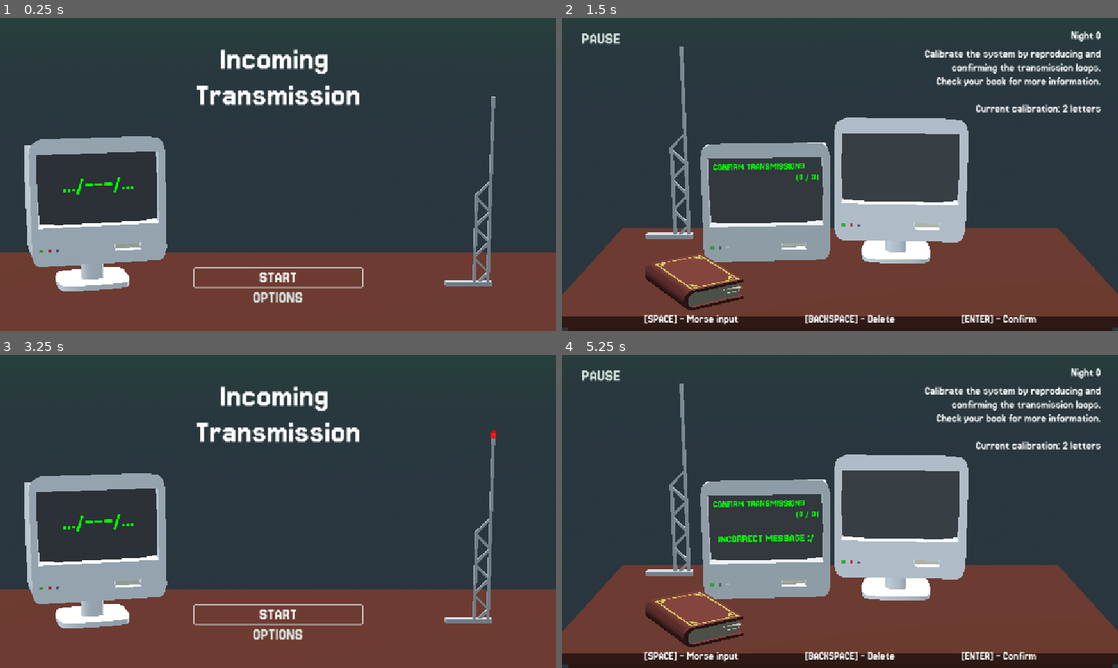
Above: before the commit, frames 1-4 (two rows, left to right).
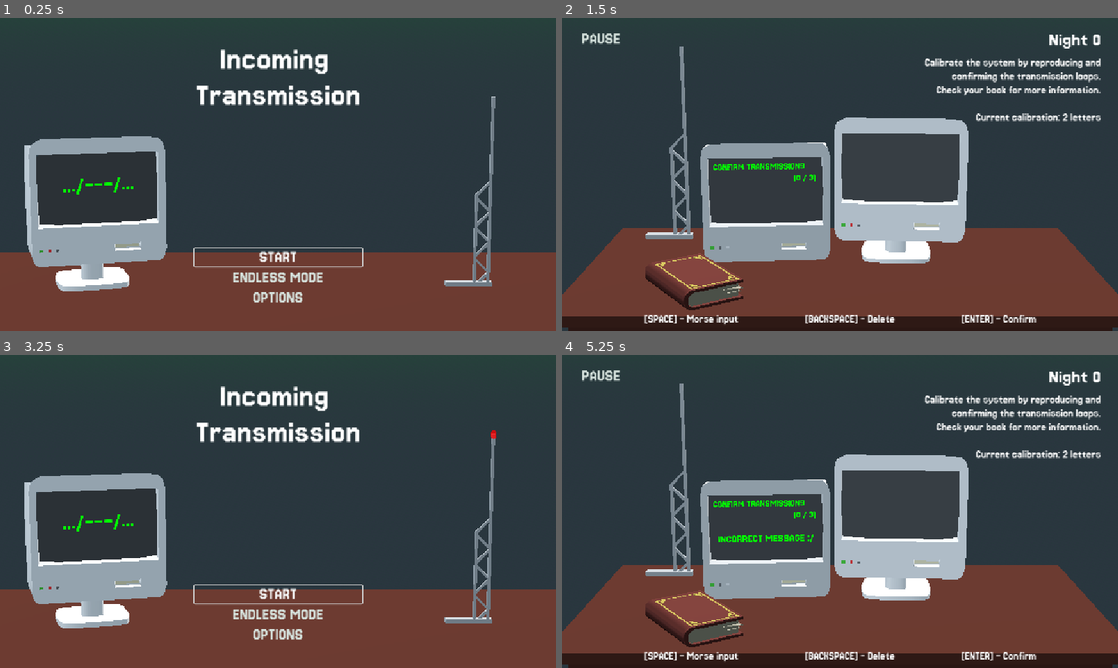
Above: after the commit, the same moments.

Repository: LucasFASouza/loophole
Game: Godot game, scene res://core/main_menu.tscn
Same seed, same stepped clock (60 frames per second), same inputs: the game is played once before the commit and once after it.
Inputs (mouse positions are in pixels of both pictures, inside the frame that each line leads up to):
- Up to frame 1 (0.25 s): no input
- Up to frame 2 (1.5 s): click "START" at 0.5 s; click "START" at 1.25 s
- Up to frame 3 (3.25 s): click "PAUSE" at 2 s; click "BACK TO MAIN MENU" at 2.75 s
- Up to frame 4 (5.25 s): click "START" at 3.5 s; click "START" at 4.25 s; tap Enter (morse_confirm) at 5, 5.1 s; move the mouse to (962, 495) at 5.02 s; click (962, 495) at 5.17 s

The runs differ from the first frame. In frame 1, 1.1% of the frame differs, in the area x 34-66%, y 73-87%; in frame 2, 3.7%, in the area x 41-97%, y 4-53%; in frame 3, 1.1%; in frame 4, 3.7%.

Commit message:
Start endless mode

Diff:
--- a/core/main_game.gd
+++ b/core/main_game.gd
@@ -17,13 +17,13 @@
 @onready var night_counters: Label = %NightCounters
 
 @onready var wait_timer: Timer = $WaitTimer
+@onready var endless_timer: Timer = $EndlessTimer
 
 @onready var main_ui: MarginContainer = $CanvasLayer/MainUI
 @onready var options_menu: PanelContainer = $CanvasLayer/OptionsMenu
 
 @onready var night_name: Label = %NightNumber
 @onready var mission_text: Label = %MissionText
-
 
 var calibration_words = [
 	["UP", "WE", "OK"],
@@ -56,6 +56,7 @@
 		"name": "Night 0",
 		"mission": "Calibrate the system by reproducing and confirming the transmission loops.\nCheck your book for more information.\n",
 		"start_instructions": """Before you begin, you should calibrate your machinery.
+
 			Listen carefully to the looped transmissions and try to reproduce the morse message to verify its content.
 
 			Press or hold [SPACE] to send a signal.
@@ -71,8 +72,8 @@
 		"name": "Night 1",
 		"mission": "Use your GPS system to relay the destination coordinates to the boats.\nCheck your book for the references.\n",
 		"start_instructions": """Help the boats navigate by relaying their destination coordinates.
+
 			Listen carefully to the looped transmission to identify the 4-letter destination code.
-
 			Use your book to look up the corresponding coordinates. Then, transmit them using the GPS system.
 
 			You may choose to verify the destination with the boat before sending — or trust your instincts with a half-solved message.""",
@@ -83,8 +84,8 @@
 		"name": "Night 2",
 		"mission": "Use your GPS system to relay the destination coordinates to the boats.\nCheck your book for the references.\n",
 		"start_instructions": """Help the port stay safe by relaying incoming alerts to the proper authorities.
+
 			Listen carefully to the looped transmission to identify the 4-letter alert code.
-
 			Use your book to find the corresponding radio frequency. Then, transmit the message using your walkie-talkie.
 
 			You may choose to double-check the alert’s meaning — or act quickly, trusting your first interpretation.""",
@@ -94,23 +95,22 @@
 	{
 		"name": "Night 3",
 		"mission": "Make full use of your station’s systems to relay the boats’ messages and help them navigate.",
-		"start_instructions": """Help the boats navigate by relaying their destination coordinates.
-			Listen carefully to the looped transmission to identify the 4-letter destination code.
-
-			Interpret the message and use your book and notes to find the correct course of action.
-
-			Be careful with similar codes across different systems.
-			You may choose to verify the destination with the boat before sending — or trust your instincts""",
-		"task": "HELP SHIPS",
+		"start_instructions": """Rely on all your tools to keep operations running smoothly.
+
+			Listen carefully to the looped transmission to identify the 4-letter code.
+			Some messages indicate destinations — others are urgent alerts. Each requires a different response.
+
+			Use your book to determine the correct procedure. Trust your equipment, stay focused, and act fast when it matters most.""",
+		"task": "RESPOND TO SIGNALS",
 		"task_threshold": 4,
 	}
 ]
 
 var score = 0
-var night := 0
+var night := -1
 var helped_boats := 0
 var lost_boats = 0
-
+var is_nights_mode := GameGlobals.GAME_MODE == "nights"
 
 func _ready() -> void:
 	wait_timer.wait_time = MorseTranslator.CLK_TIME * 8
@@ -126,7 +126,17 @@
 	gps.visible = false
 	walkie_talkie.visible = false
 
-	prepare_night()
+	if is_nights_mode:
+		night = 0
+		prepare_night()
+	else:
+		prepare_endless_mode()
+
+
+func _process(_delta: float) -> void:
+	if not is_nights_mode:
+		var seconds_left = int(endless_timer.time_left)
+		night_name.text = str(seconds_left) + "s"
 
 
 func get_new_boat() -> void:
@@ -199,6 +209,9 @@
 
 
 func _send_answer(input: String) -> void:
+	if not input:
+		return
+
 	var status: String
 
 	var correct_direction: bool = input.to_upper().replace("?", "") == boat.answer
@@ -211,10 +224,14 @@
 		status = "Transmission failed :("
 		lost_boats += 1
 
-	info_screen.update_score(score, nights_data[night]["task_threshold"], nights_data[night]["task"])
+	if is_nights_mode:
+		info_screen.update_score(score, nights_data[night]["task_threshold"], nights_data[night]["task"])
+	else:
+		info_screen.update_score(score, 0, nights_data[-1]["task"])
+
 	info_screen.show_status(status)
 
-	if score >= nights_data[night]["task_threshold"]:
+	if score >= nights_data[night]["task_threshold"] and is_nights_mode:
 		finish_night()
 	else:
 		get_new_boat()
@@ -242,6 +259,25 @@
 	main_ui.visible = false
 
 
+func prepare_endless_mode() -> void:
+	for night_number in range(nights_data.size()):
+		book.unlock_page(night_number)
+
+	gps.visible = true
+	walkie_talkie.visible = true
+
+	night_title.text = "Endless Mode"
+	night_name.text = "60s"
+	night_instructions.text = nights_data[-1]["start_instructions"]
+
+	score = 0
+	info_screen.update_score(score, 0, nights_data[-1]["task"])
+
+	start_container.visible = true
+	start_night_button.grab_focus()
+	main_ui.visible = false
+
+
 func finish_night() -> void:
 	morse_antenna.stop_encoding()
 	morse_input.reset_input()
@@ -278,6 +314,10 @@
 
 func _on_start_night_button_pressed() -> void:
 	morse_input.is_ready = true
+
+	if not is_nights_mode:
+		endless_timer.start()
+
 	get_new_boat()
 	start_container.visible = false
 	main_ui.visible = true
--- a/core/main_game.tscn
+++ b/core/main_game.tscn
@@ -105,7 +105,8 @@
 unique_name_in_owner = true
 layout_mode = 2
 theme = ExtResource("8_2epw8")
-text = "NIGTH 0"
+theme_override_font_sizes/font_size = 42
+text = "NIGHT 0"
 horizontal_alignment = 2
 
 [node name="MissionText" type="Label" parent="CanvasLayer/MainUI/VBoxContainer/Topbar/Mission"]
@@ -282,6 +283,10 @@
 visible = false
 
 [node name="WaitTimer" type="Timer" parent="."]
+one_shot = true
+
+[node name="EndlessTimer" type="Timer" parent="."]
+wait_time = 15.0
 one_shot = true
 
 [connection signal="check_word" from="MorseInput" to="." method="check_word"]
@@ -292,3 +297,4 @@
 [connection signal="pressed" from="CanvasLayer/FinishContainer/CenterContainer/HBoxContainer/VBoxContainer/BackMainMenuButton" to="." method="_on_back_main_menu_button_pressed"]
 [connection signal="close_options" from="CanvasLayer/OptionsMenu" to="." method="_on_options_menu_close_options"]
 [connection signal="timeout" from="WaitTimer" to="." method="_on_wait_timer_timeout"]
+[connection signal="timeout" from="EndlessTimer" to="." method="_on_wait_timer_timeout"]
--- a/core/main_menu.gd
+++ b/core/main_menu.gd
@@ -11,13 +11,22 @@
 	morse_antenna.start_encoding("SOS")
 	start.grab_focus()
 
+
 func _on_start_pressed() -> void:
+	GameGlobals.GAME_MODE = "nights"
 	get_tree().change_scene_to_file("res://core/main_game.tscn")
+
 
 func _on_options_pressed() -> void:
 	options_menu.visible = true
 	menu_ui.visible = false
 
+
 func _on_options_menu_close_options() -> void:
 	options_menu.visible = false
 	menu_ui.visible = true
+
+
+func _on_endless_pressed() -> void:
+	GameGlobals.GAME_MODE = "endless"
+	get_tree().change_scene_to_file("res://core/main_game.tscn")
--- a/core/main_menu.tscn
+++ b/core/main_menu.tscn
@@ -109,13 +109,11 @@
 theme = ExtResource("4_rmr83")
 text = "START"
 
-[node name="Start2" type="Button" parent="UI/MenuUI/VBoxContainer/DownSection/Buttons"]
+[node name="Endless" type="Button" parent="UI/MenuUI/VBoxContainer/DownSection/Buttons"]
 unique_name_in_owner = true
-visible = false
 layout_mode = 2
 size_flags_vertical = 3
 theme = ExtResource("4_rmr83")
-disabled = true
 text = "ENDLESS MODE"
 
 [node name="Options" type="Button" parent="UI/MenuUI/VBoxContainer/DownSection/Buttons"]
@@ -135,5 +133,6 @@
 visible = false
 
 [connection signal="pressed" from="UI/MenuUI/VBoxContainer/DownSection/Buttons/Start" to="." method="_on_start_pressed"]
+[connection signal="pressed" from="UI/MenuUI/VBoxContainer/DownSection/Buttons/Endless" to="." method="_on_endless_pressed"]
 [connection signal="pressed" from="UI/MenuUI/VBoxContainer/DownSection/Buttons/Options" to="." method="_on_options_pressed"]
 [connection signal="close_options" from="UI/OptionsMenu" to="." method="_on_options_menu_close_options"]
--- a/desk_itens/info_screen.gd
+++ b/desk_itens/info_screen.gd
@@ -12,9 +12,12 @@
 	label_score.text = "Score: 0"
 
 
-func update_score(score: int, threshold: int, objective := "Score") -> void:
-	print("Updating score: ", score, " with threshold: ", threshold)
-	label_score.text = "(" + str(score) + " / " + str(threshold) + ")"
+func update_score(score: int, threshold := 0, objective := "Score") -> void:
+	if threshold:
+		label_score.text = "(" + str(score) + " / " + str(threshold) + ")"
+	else:
+		label_score.text = str(score)
+
 	label_objective.text = objective
 
 
--- a/desk_itens/info_screen.tscn
+++ b/desk_itens/info_screen.tscn
@@ -37,7 +37,7 @@
 
 [node name="LabelScore" type="Label3D" parent="Text"]
 unique_name_in_owner = true
-transform = Transform3D(1, 0, 0, 0, 1, 0, 0, 0, 1, 2.70558, 0.613724, 0)
+transform = Transform3D(1, 0, 0, 0, 1, 0, 0, 0, 1, 2.58045, 0.579544, 0.00695336)
 modulate = Color(0, 1, 0, 1)
 outline_modulate = Color(0, 0, 0, 0)
 text = "(0/3)"
@@ -47,6 +47,7 @@
 uppercase = true
 
 [node name="StatusTimer" type="Timer" parent="."]
+wait_time = 1.5
 one_shot = true
 
 [connection signal="timeout" from="StatusTimer" to="." method="_on_status_timer_timeout"]
--- a/globals/game_globals.gd
+++ b/globals/game_globals.gd
@@ -7,6 +7,8 @@
 	"Music": 0.5
 }
 
+var GAME_MODE: String = "nights" # normal, endless
+
 
 func set_bus_volume(bus_name: String, value: float) -> void:
 	var bus_idx = AudioServer.get_bus_index(bus_name)
